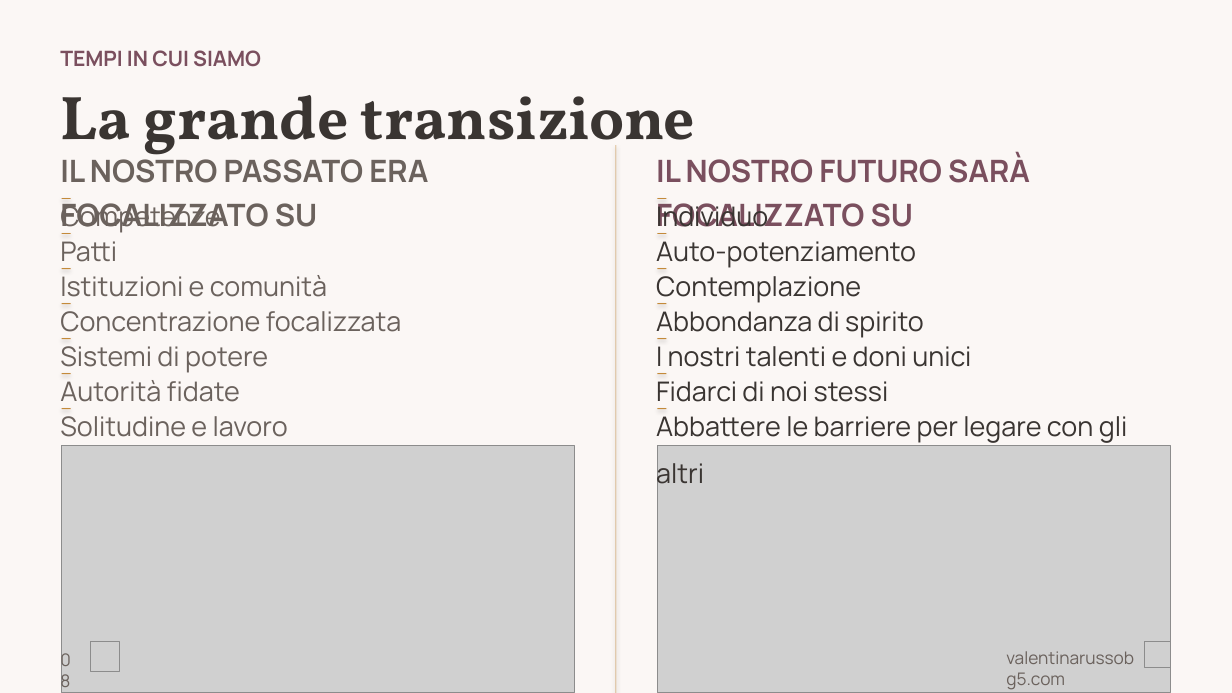
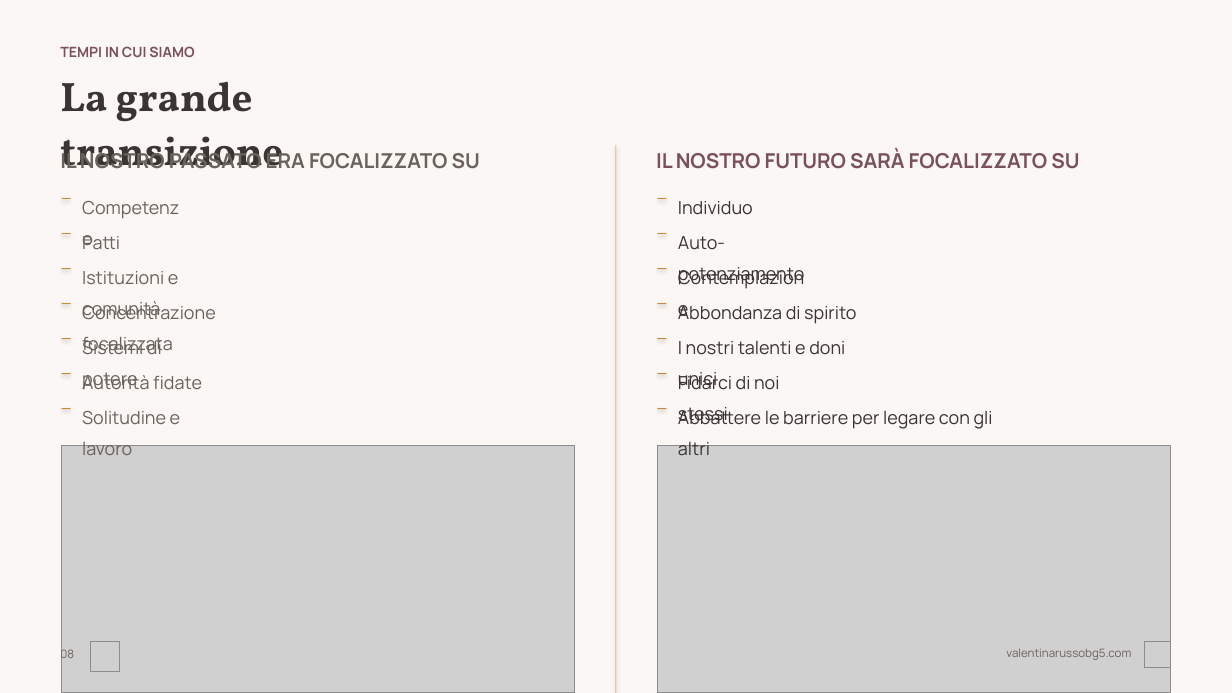
Before and after one commit to valentina-russo/valentinarusso-site, a slide deck: slide 8 of grav-site/root/kit-corso/corso-base-hd.pptx. Drawn at 1232x693 pixels with LibreOffice and Linux fonts; fonts in the diff are those of the drawing; grey boxes stand for pictures. Boxes give left, top, right and bottom in pixels: in the first picture for what was removed or moved away, otherwise in the second. Text is boxed around its words. In the diff, an @@ line names an element or a change of style, - is before the commit and + after.

```diff
--- a/grav-site/root/kit-corso/corso-base-hd.pptx
+++ b/grav-site/root/kit-corso/corso-base-hd.pptx
@@ text "TEMPI IN CUI SIAMO" at box(60, 46, 194, 57): size 16.5 to 11 pt @@
@@ text "La grande transizione" at box(60, 81, 283, 169): size 48 to 32 pt @@
@@ text "IL NOSTRO PASSATO ERA FOCALIZZATO ..." at box(60, 149, 480, 175): size 24 to 16 pt @@
@@ text "IL NOSTRO FUTURO SARÀ FOCALIZZATO ..." at box(656, 149, 1079, 169): size 24 to 16 pt @@
@@ text "Competenze": place and size @@
-text "Competenze" at box(60, 203, 220, 234)
+text "Competenze" at box(82, 187, 189, 213)
@@ text "Individuo": place and size @@
-text "Individuo" at box(656, 203, 768, 234)
+text "Individuo" at box(678, 201, 753, 215)
@@ size 21 to 14 pt in 14 elements at box(678, 407, 993, 455), box(82, 302, 216, 354), box(678, 341, 845, 390), box(678, 305, 856, 324), box(678, 236, 804, 286), box(82, 271, 178, 319), box(678, 372, 779, 425), box(82, 411, 180, 455), box(82, 337, 162, 389), box(678, 257, 813, 283), box(82, 372, 202, 389), box(82, 187, 189, 213), box(678, 201, 753, 215), box(82, 235, 120, 249) @@
@@ text "Patti": place and size @@
-text "Patti" at box(60, 241, 117, 269)
+text "Patti" at box(82, 235, 120, 249)
@@ text "Auto-potenziamento": place and size @@
-text "Auto-potenziamento" at box(656, 241, 916, 269)
+text "Auto-potenziamento" at box(678, 236, 804, 286)
@@ text "Istituzioni e comunità": place and size @@
-text "Istituzioni e comunità" at box(60, 275, 327, 304)
+text "Istituzioni e comunità" at box(82, 271, 178, 319)
@@ text "Contemplazione": place and size @@
-text "Contemplazione" at box(656, 276, 861, 304)
+text "Contemplazione" at box(678, 257, 813, 283)
@@ text "Concentrazione focalizzata": place and size @@
-text "Concentrazione focalizzata" at box(60, 311, 402, 339)
+text "Concentrazione focalizzata" at box(82, 302, 216, 354)
@@ text "Abbondanza di spirito": place and size @@
-text "Abbondanza di spirito" at box(656, 311, 924, 339)
+text "Abbondanza di spirito" at box(678, 305, 856, 324)
@@ text "Sistemi di potere": place and size @@
-text "Sistemi di potere" at box(60, 346, 268, 374)
+text "Sistemi di potere" at box(82, 337, 162, 389)
@@ text "I nostri talenti e doni ...": place and size @@
-text "I nostri talenti e doni ..." at box(656, 346, 971, 374)
+text "I nostri talenti e doni ..." at box(678, 341, 845, 390)
@@ text "Autorità fidate": place and size @@
-text "Autorità fidate" at box(60, 380, 240, 409)
+text "Autorità fidate" at box(82, 372, 202, 389)
@@ text "Fidarci di noi stessi": place and size @@
-text "Fidarci di noi stessi" at box(656, 381, 889, 409)
+text "Fidarci di noi stessi" at box(678, 372, 779, 425)
@@ text "Solitudine e lavoro": place and size @@
-text "Solitudine e lavoro" at box(60, 416, 288, 437)
+text "Solitudine e lavoro" at box(82, 411, 180, 455)
@@ text "Abbattere le barriere per legare ...": place and size @@
-text "Abbattere le barriere per legare ..." at box(656, 416, 1128, 491)
+text "Abbattere le barriere per legare ..." at box(678, 407, 993, 455)
@@ text "08" at box(60, 648, 74, 663): size 13.5 to 9 pt @@
@@ text "valentinarussobg5.com" at box(1006, 648, 1131, 660): size 13.5 to 9 pt @@
```
Also in this commit, not shown: 29 other slides changed, 1 other file.
